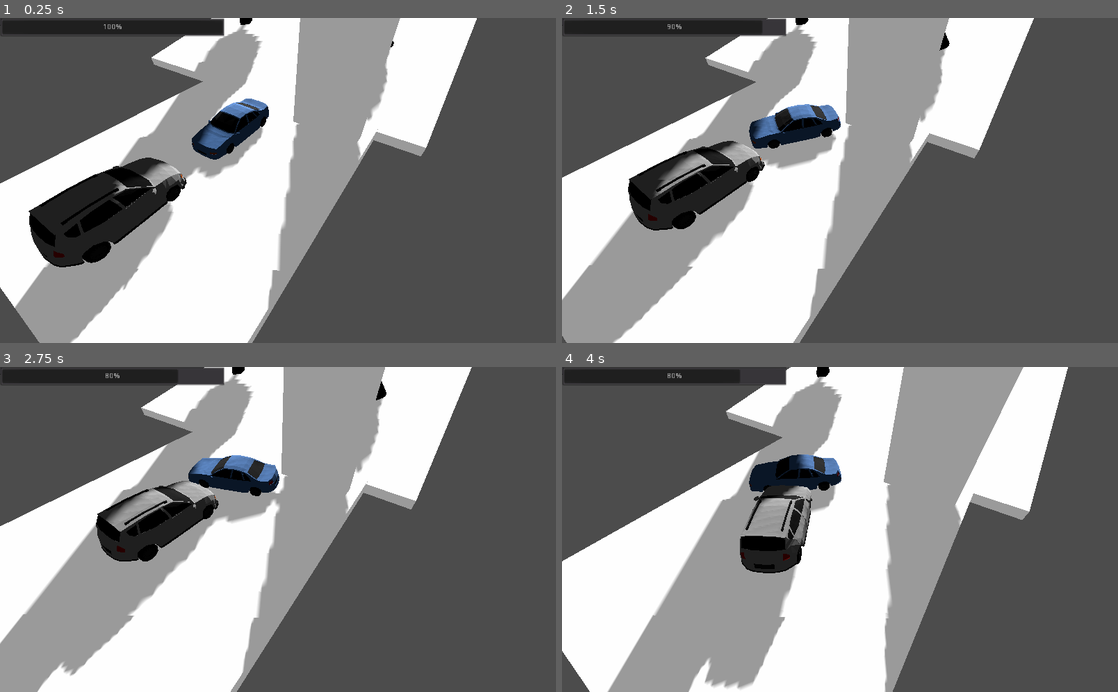
Above: before the commit, frames 1-4 (two rows, left to right).
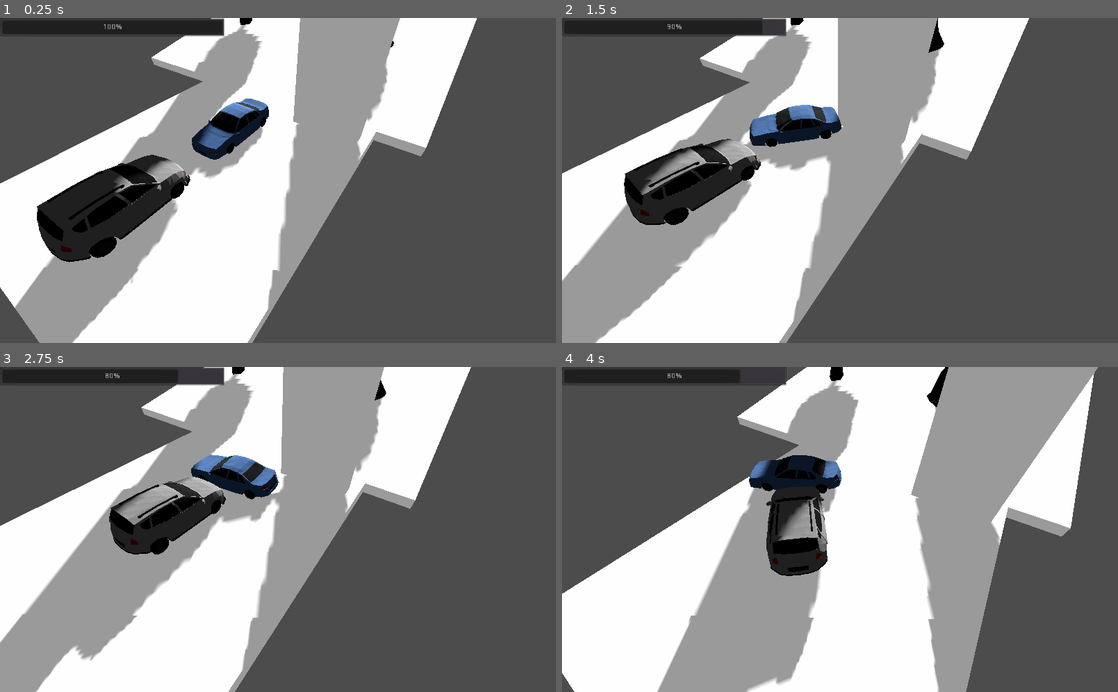
Above: after the commit, the same moments.

Repository: petwoo10/Game2021
Game: Godot game, scene res://test level.tscn
Two runs of this game, one before a commit and one after it. Both use one fixed random seed, a clock stepped at 60 frames per second and the inputs below.
Inputs:
- Up to frame 1 (0.25 s): no input
- Up to frame 2 (1.5 s): hold D (right) 0.53-1.28 s; hold S (back) from 1.28 s (still down)
- Up to frame 3 (2.75 s): release S (back) at 2.03 s; hold D (right) from 2.03 s (still down)
- Up to frame 4 (4 s): release D (right) at 2.78 s; hold W (forward) 2.78-3.53 s; hold A (left) from 3.53 s (still down)

The runs differ from the first frame. In frame 1, 1.8% of the frame differs, in the area x 5-35%, y 42-100%; in frame 2, 11%; in frame 3, 3.7%; in frame 4, 35%, in the area x 0-97%, y 0-100%.

Commit message:
speeds

Diff:
--- a/I will Rise/Player.gd
+++ b/I will Rise/Player.gd
@@ -19,8 +19,9 @@
 #player facing cursor
 
 export var gravity = Vector3.DOWN * 10
-export var speed = 8
-export var rot_speed = 0.85
+export var speed = 14
+export var rot_speed = 1
+
 
 #var velocity = Vector3.ZERO
 
--- a/I will Rise/enermy.gd
+++ b/I will Rise/enermy.gd
@@ -2,7 +2,7 @@
 
 
 var player
-var move_speed = 230
+var move_speed = 400
 var follow_player = false
 var enermy_health = 50
 var player_list = ["res://Player.tscn"]
